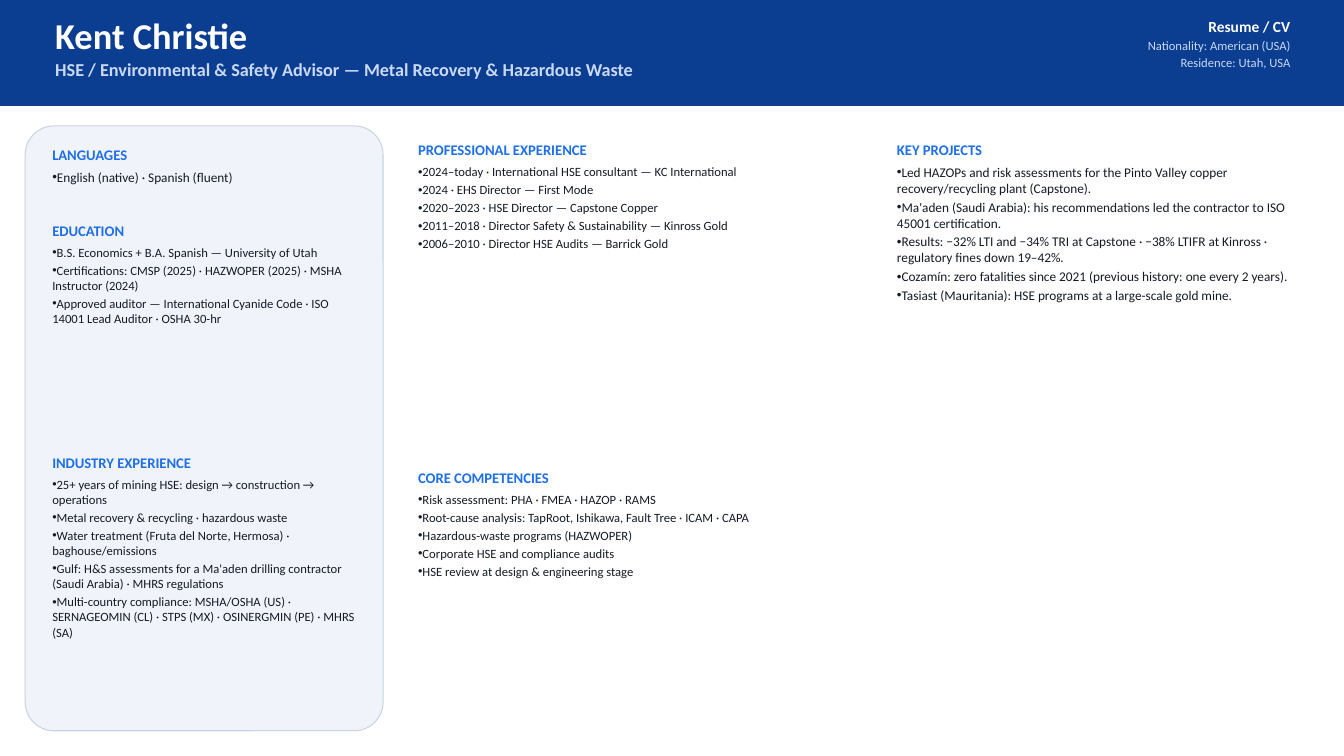
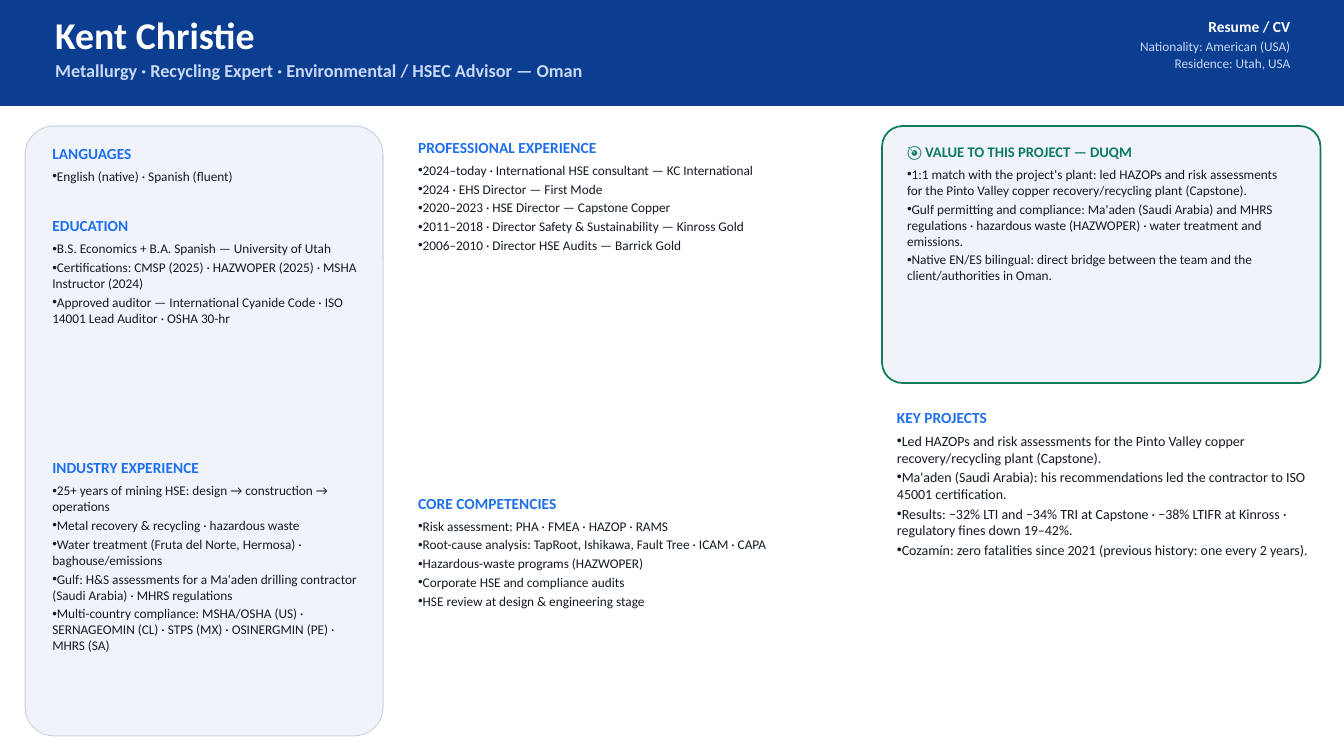
Before and after one commit to jjuri-socialmining/_DemoCustomerOps, a slide deck: slide 6 of web/og-b0d2f7a3-files/Sigma-Digital-Twins-Team-Duqm-EN.pptx. Drawn at 1344x756 pixels with LibreOffice and Linux fonts; fonts in the diff are those of the drawing. Boxes give left, top, right and bottom in pixels: in the first picture for what was removed or moved away, otherwise in the second. Text is boxed around its words. In the diff, an @@ line names an element or a change of style, - is before the commit and + after.

```diff
--- a/web/og-b0d2f7a3-files/Sigma-Digital-Twins-Team-Duqm-EN.pptx
+++ b/web/og-b0d2f7a3-files/Sigma-Digital-Twins-Team-Duqm-EN.pptx
@@ text at bbox=[55, 22, 255, 50]: size 26 to 27 pt in "Kent Christie" @@
@@ text at bbox=[1140, 41, 1290, 70]: size 9 to 9.5 pt in "Nationality: American (USA)", "Residence: Utah, USA" @@
@@ text at bbox=[55, 64, 583, 80]: text changed @@
-HSE / Environmental & Safety Advisor — Metal Recovery & Hazardous Waste
+Metallurgy · Recycling Expert · Environmental / HSEC Advisor — Oman
@@ rounded rectangle: place and size @@
-rounded rectangle at bbox=[25, 126, 383, 731]
+rounded rectangle at bbox=[25, 126, 383, 736]
@@ text at bbox=[52, 149, 131, 159]: size 10.5 to 11 pt in "LANGUAGES" @@
@@ text "PROFESSIONAL EXPERIENCE" at bbox=[418, 143, 753, 250]: size 10.5 to 11 pt in "PROFESSIONAL EXPERIENCE"; size 9 to 9.5 pt @@
@@ rounded rectangle added at bbox=[882, 126, 1321, 383], fill #F0F4FA, outline #0E7C5A 1.25 pt @@
@@ text added at bbox=[907, 147, 1277, 281], 9.5 pt, text #141B26 @@
+🎯 VALUE TO THIS PROJECT — DUQM
+• 1:1 match with the project's plant: led HAZOPs and risk assessments for the Pinto Valley copper recovery/recycling plant (Capstone).
+• Gulf permitting and compliance: Ma'aden (Saudi Arabia) and MHRS regulations · hazardous waste (HAZWOPER) · water treatment and emissions.
+• Native EN/ES bilingual: direct bridge between the team and the client/authorities in Oman.
@@ text "EDUCATION" at bbox=[52, 221, 356, 323]: size 10.5 to 11 pt in "EDUCATION"; size 9 to 9.5 pt @@
@@ text at bbox=[897, 290, 1232, 303]: paragraph removed @@
-• Tasiast (Mauritania): HSE programs at a large-scale gold mine.
@@ text "KEY PROJECTS": place and size @@
-text "KEY PROJECTS" at bbox=[897, 145, 1288, 303]
+text "KEY PROJECTS" at bbox=[897, 413, 1308, 558]
@@ text "KEY PROJECTS" at bbox=[897, 413, 1308, 558]: size 10.5 to 11 pt in "KEY PROJECTS"; size 9.5 to 10 pt @@
@@ text "INDUSTRY EXPERIENCE" at bbox=[52, 463, 357, 652]: size 10.5 to 11 pt in "INDUSTRY EXPERIENCE"; size 9 to 9.5 pt @@
@@ text "CORE COMPETENCIES": place and size @@
-text "CORE COMPETENCIES" at bbox=[418, 473, 749, 578]
+text "CORE COMPETENCIES" at bbox=[418, 499, 766, 609]
@@ text "CORE COMPETENCIES" at bbox=[418, 499, 766, 609]: size 10.5 to 11 pt in "CORE COMPETENCIES"; size 9 to 9.5 pt @@
```
Also in this commit, not shown: 9 other slides changed, 1 slide added, 2 other files.
